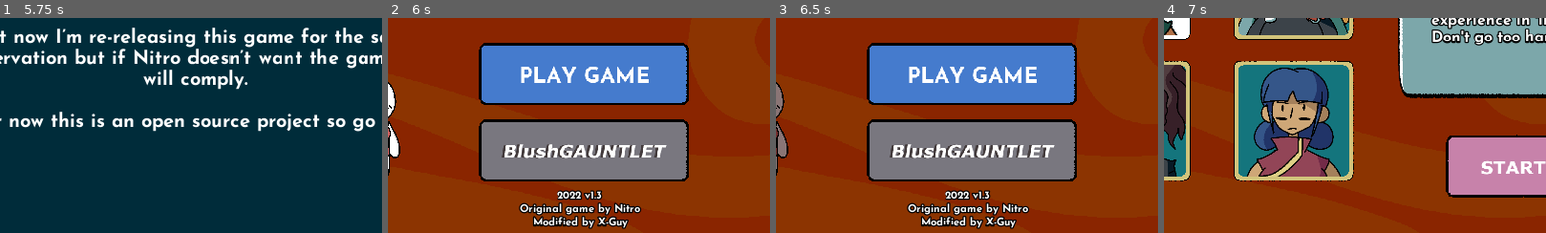
Above: before the commit, frames 1-4 (left to right).
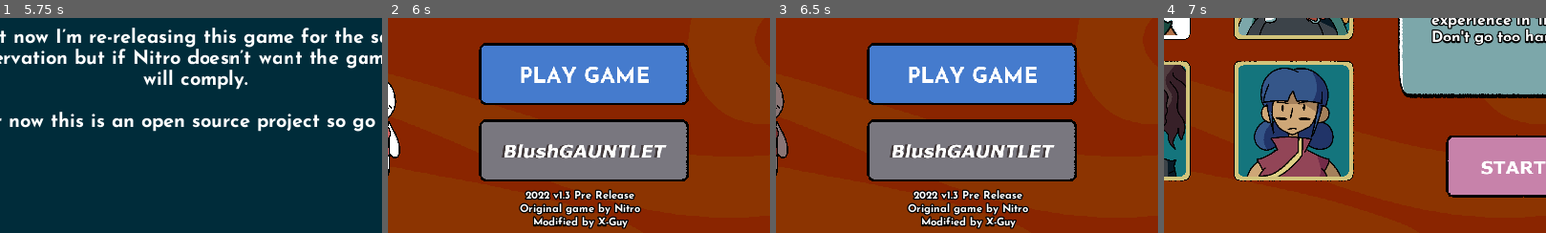
Above: after the commit, the same moments.

Repository: XPerson5467/BlushHandX
Game: Godot game, scene res://DISCLAIMERS/DISCLAMER.tscn
Two runs of this game, one before a commit and one after it. Both use one fixed random seed, a clock stepped at 60 frames per second and the inputs below.
Inputs (mouse positions are % of the whole screen's width and height, from its top left):
- Up to frame 1 (5.75 s): tap Enter at 0.5, 2, 3.5 s; tap Space at 1.25, 2.75, 4.25 s
- Up to frame 2 (6 s): no input
- Up to frame 3 (6.5 s): no input
- Up to frame 4 (7 s): click (50, 63) at 6.5 s
The pictures show only the part of the screen within x 24-74%, y 50-100%; the shares and areas given below are measured in that part.

Frame 1 is identical in both runs. In frame 2, 1.1% of the frame differs, in the area x 35-65%, y 79-85%; in frame 3, 1.1%; in frame 4, nothing differs.

Commit message:
Update Title.tscn

Diff:
--- a/scenes/Title.tscn
+++ b/scenes/Title.tscn
@@ -61,7 +61,7 @@
 margin_right = 827.0
 margin_bottom = 711.0
 custom_fonts/font = SubResource( 1 )
-text = "2022 v1.3
+text = "2022 v1.3 Pre Release
 Original game by Nitro
 Modified by X-Guy"
 align = 1
